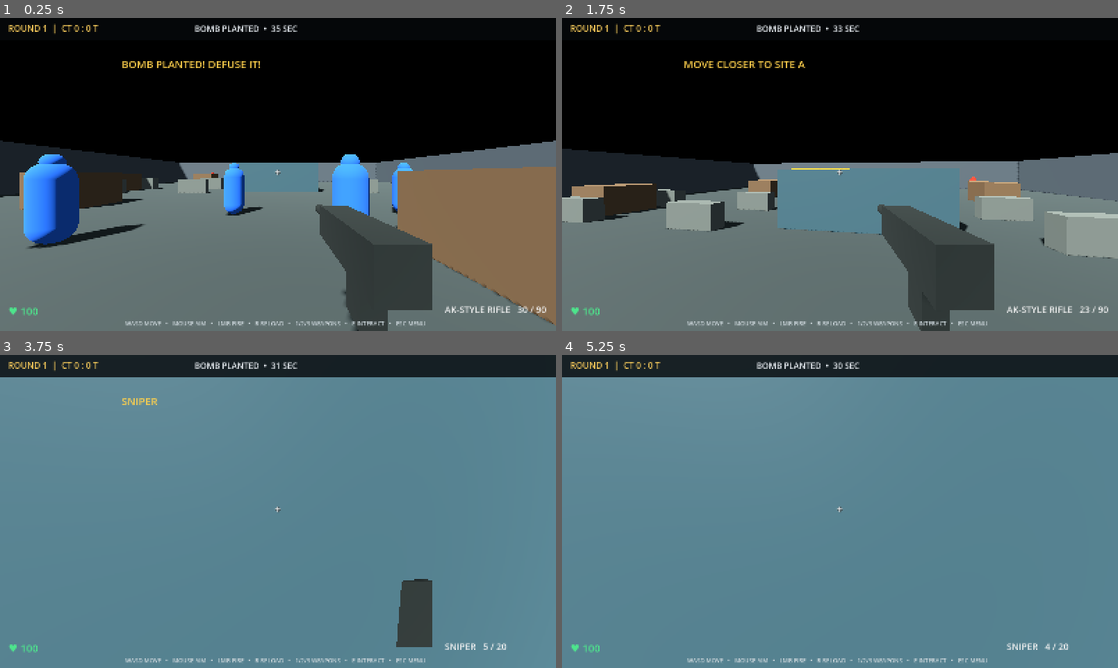
Above: before the commit, frames 1-4 (two rows, left to right).
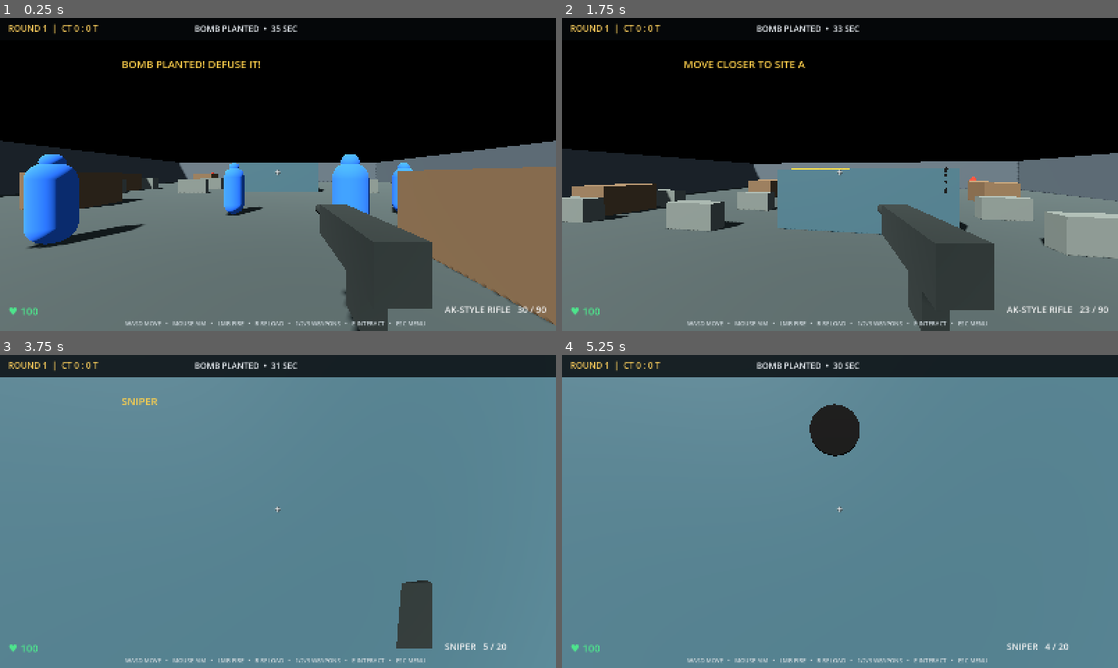
Above: after the commit, the same moments.

Repository: a89526425040-creator/ks2
Game: Godot game, scene res://Main.tscn
Two runs of this game, one before a commit and one after it. Both use one fixed random seed, a clock stepped at 60 frames per second and the inputs below.
Inputs (mouse positions are in pixels of both pictures, inside the frame that each line leads up to):
- Up to frame 1 (0.25 s): no input
- Up to frame 2 (1.75 s): tap Enter at 0.5 s; move the mouse to (867, 174) at 0.52 s; press the mouse at (867, 174) at 0.53 s; hold W (move_forward) from 0.53 s (still down); tap Space (jump) at 0.77, 1.52 s; move the mouse to (812, 174) at 1.27 s; release the mouse at (812, 174) at 1.28 s; tap E (interact) at 1.35 s
- Up to frame 3 (3.75 s): keep holding W (move_forward); move the mouse to (289, 505) at 2.02 s; hold 1 (weapon_1) 2.03-2.78 s; move the mouse to (272, 517) at 2.77 s; tap 2 (weapon_2) at 2.85 s; tap Space (jump) at 3.02 s; move the mouse to (316, 514) at 3.52 s; hold 3 (weapon_3) from 3.53 s (still down)
- Up to frame 4 (5.25 s): keep holding W (move_forward); tap Space (jump) at 3.77, 4.52 s; move the mouse to (795, 508) at 4.27 s; release 3 (weapon_3) at 4.28 s; tap Shift at 4.35 s; move the mouse to (845, 511) at 5.02 s; press the mouse at (845, 511) at 5.03 s

The runs differ from the first frame. In frame 1, 0.1% of the frame differs, in the area x 56-78%, y 59-100%; in frame 2, less than 0.1%; in frame 3, less than 0.1%; in frame 4, 1.2%, in the area x 44-54%, y 15-33%.

Commit message:
Add bullet tracers, impact holes and weapon firing animation

Diff:
--- a/main.gd
+++ b/main.gd
@@ -34,6 +34,11 @@
 var mouse_captured := false
 var player_speed := 7.2
 var player_velocity := Vector3.ZERO
+var weapon_view: Node3D
+var muzzle_flash: MeshInstance3D
+var muzzle_clock := 0.0
+var weapon_recoil := 0.0
+var bullet_holes: Array[Node3D] = []
 var message_clock := 0.0
 var bomb_position := Vector3(0, 0, -13)
 
@@ -143,10 +148,11 @@
 	add_child(player)
 
 func _add_weapon_model() -> void:
-	var weapon_root := Node3D.new()
-	weapon_root.name = "WeaponView"
-	weapon_root.position = Vector3(0.34, -0.28, -0.58)
-	camera.add_child(weapon_root)
+	weapon_view = Node3D.new()
+	weapon_view.name = "WeaponView"
+	weapon_view.position = Vector3(0.34, -0.28, -0.58)
+	camera.add_child(weapon_view)
+	var weapon_root := weapon_view
 	var body := MeshInstance3D.new()
 	var mesh := BoxMesh.new()
 	mesh.size = Vector3(0.16,0.18,0.62)
@@ -173,6 +179,21 @@
 	grip.position = Vector3(0,-0.17,-0.12)
 	grip.material_override = mat
 	weapon_root.add_child(grip)
+	muzzle_flash = MeshInstance3D.new()
+	var flash_mesh := SphereMesh.new()
+	flash_mesh.radius = 0.055
+	flash_mesh.height = 0.11
+	muzzle_flash.mesh = flash_mesh
+	muzzle_flash.position = Vector3(0, 0, -0.96)
+	var flash_mat := StandardMaterial3D.new()
+	flash_mat.shading_mode = BaseMaterial3D.SHADING_MODE_UNSHADED
+	flash_mat.albedo_color = Color(1.0, 0.62, 0.12)
+	flash_mat.emission_enabled = true
+	flash_mat.emission = Color(1.0, 0.38, 0.06)
+	flash_mat.emission_energy_multiplier = 3.0
+	muzzle_flash.material_override = flash_mat
+	muzzle_flash.visible = false
+	weapon_root.add_child(muzzle_flash)
 
 func _spawn_teams() -> void:
 	# Player is a defender; four allied bots and five attackers.
@@ -264,6 +285,13 @@
 
 func _update_weapon(delta: float) -> void:
 	fire_clock = maxf(0, fire_clock-delta)
+	weapon_recoil = move_toward(weapon_recoil, 0.0, delta * 1.8)
+	muzzle_clock = maxf(0.0, muzzle_clock - delta)
+	if is_instance_valid(weapon_view):
+		var bob := sin(Time.get_ticks_msec() * 0.012) * 0.006
+		weapon_view.position = Vector3(0.34, -0.28 + bob, -0.58 + weapon_recoil)
+	if is_instance_valid(muzzle_flash):
+		muzzle_flash.visible = muzzle_clock > 0.0
 	if reload_clock > 0:
 		reload_clock -= delta
 		if reload_clock <= 0:
@@ -278,17 +306,75 @@
 		return
 	ammo -= 1
 	fire_clock = fire_delays[weapon]
+	weapon_recoil = minf(weapon_recoil + [0.075, 0.045, 0.14][weapon], 0.22)
+	muzzle_clock = 0.055
 	var from := camera.global_position
 	var to := from + (-camera.global_transform.basis.z * 100.0)
 	var query := PhysicsRayQueryParameters3D.create(from,to)
 	query.exclude = [player.get_rid()]
 	var hit := get_world_3d().direct_space_state.intersect_ray(query)
+	var tracer_end: Vector3 = hit.position if not hit.is_empty() else to
+	_spawn_tracer(from + (-camera.global_transform.basis.z * 0.85), tracer_end)
 	if not hit.is_empty():
 		var target: Object = hit.collider
+		if not (target is CharacterBody3D):
+			_spawn_bullet_hole(hit.position, hit.normal)
 		if target is CharacterBody3D and target.has_method("take_damage"):
 			target.take_damage(damage_values[weapon], player)
 		elif target == player:
 			pass
+
+func _spawn_tracer(start: Vector3, finish: Vector3) -> void:
+	var distance := start.distance_to(finish)
+	if distance < 0.1:
+		return
+	var tracer := MeshInstance3D.new()
+	var mesh := BoxMesh.new()
+	mesh.size = Vector3(0.014, 0.014, distance)
+	tracer.mesh = mesh
+	var material := StandardMaterial3D.new()
+	material.shading_mode = BaseMaterial3D.SHADING_MODE_UNSHADED
+	material.albedo_color = Color(1.0, 0.78, 0.32, 0.9)
+	material.emission_enabled = true
+	material.emission = Color(1.0, 0.52, 0.12)
+	material.emission_energy_multiplier = 2.0
+	tracer.material_override = material
+	add_child(tracer)
+	tracer.global_position = (start + finish) * 0.5
+	tracer.look_at(finish, Vector3.UP)
+	_remove_tracer_later(tracer)
+
+func _remove_tracer_later(tracer: Node3D) -> void:
+	await get_tree().create_timer(0.055).timeout
+	if is_instance_valid(tracer):
+		tracer.queue_free()
+
+func _spawn_bullet_hole(point: Vector3, normal: Vector3) -> void:
+	if normal.length_squared() < 0.5:
+		return
+	var hole := MeshInstance3D.new()
+	var mesh := CylinderMesh.new()
+	mesh.top_radius = 0.052
+	mesh.bottom_radius = 0.052
+	mesh.height = 0.008
+	hole.mesh = mesh
+	var material := StandardMaterial3D.new()
+	material.albedo_color = Color(0.035, 0.028, 0.022)
+	material.roughness = 1.0
+	hole.material_override = material
+	var n := normal.normalized()
+	var tangent := n.cross(Vector3.UP)
+	if tangent.length_squared() < 0.01:
+		tangent = n.cross(Vector3.RIGHT)
+	tangent = tangent.normalized()
+	var bitangent := tangent.cross(n).normalized()
+	add_child(hole)
+	hole.global_transform = Transform3D(Basis(tangent, n, bitangent), point + n * 0.006)
+	bullet_holes.append(hole)
+	if bullet_holes.size() > 80:
+		var oldest: Node3D = bullet_holes.pop_front()
+		if is_instance_valid(oldest):
+			oldest.queue_free()
 
 func _reload() -> void:
 	if reload_clock > 0 or ammo >= magazine_sizes[weapon] or reserve_ammo <= 0:
